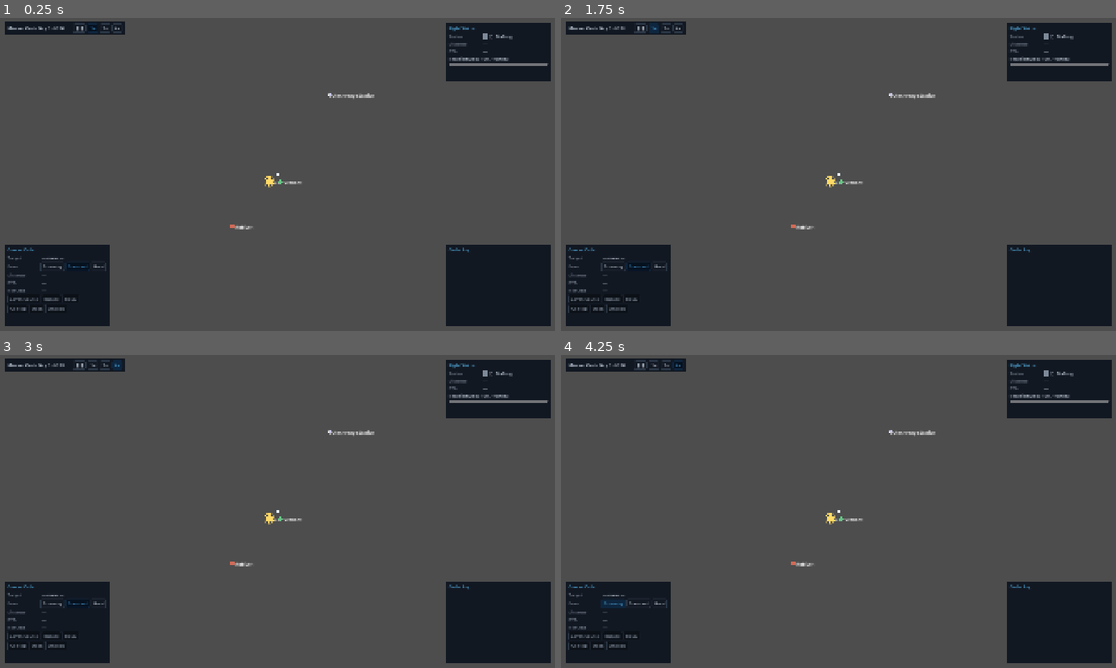
Above: before the commit, frames 1-4 (two rows, left to right).
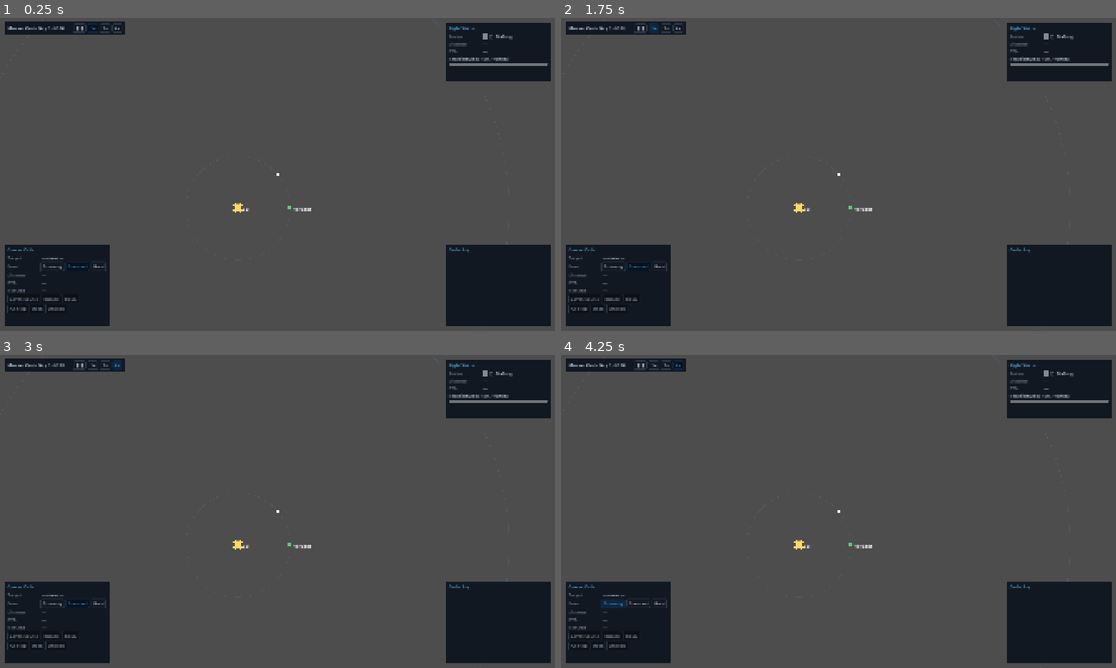
Above: after the commit, the same moments.

Repository: AndrewDrinkwater/farhorizon
Game: Godot game, scene res://src/ui/shell/main.tscn
Same seed, same stepped clock (60 frames per second), same inputs: the game is played once before the commit and once after it.
Inputs:
- Up to frame 1 (0.25 s): no input
- Up to frame 2 (1.75 s): click "❚❚" at 0.5 s; click "1×" at 1.25 s
- Up to frame 3 (3 s): click "2×" at 2 s; click "4×" at 2.75 s
- Up to frame 4 (4.25 s): click "Economy" at 3.5 s

The runs differ from the first frame. In frame 1, 0.3% of the frame differs, in the area x 41-68%, y 24-68%; in frame 2, 0.3%; in frame 3, 0.3%; in frame 4, 0.3%.

Commit message:
Nav Plot chart aids: orbit rings, inner-system default zoom, free pan
Keep true AU scale but make it readable: OrbitRings draws faint concentric
circles from the star at each body's orbital radius (constant on-screen width);
default zoom tightened to ~3 AU so the Sol<->1 AU layer is spacious; camera made
independent of the ship with right-drag pan, wheel zoom, recenter_view (C) and
auto re-follow on engage. Verified via screenshots. 85/85 green.

Co-Authored-By: Claude Opus 4.8 (1M context) <noreply@anthropic.com>

Diff:
--- a/project.godot
+++ b/project.godot
@@ -71,6 +71,11 @@
 "events": [Object(InputEventKey,"resource_local_to_scene":false,"resource_name":"","device":0,"window_id":0,"alt_presse …(194 unchanged characters)…
 ]
 }
+recenter_view={
+"deadzone": 0.5,
+"events": [Object(InputEventKey,"resource_local_to_scene":false,"resource_name":"","device":0,"window_id":0,"alt_pressed":false,"shift_pressed":false,"ctrl_pressed":false,"meta_pressed":false,"pressed":false,"keycode":0,"physical_keycode":67,"key_label":0,"unicode":0,"location":0,"echo":false,"script":null)
+]
+}
 
 [internationalization]
 
--- a/src/ui/shell/main.gd
+++ b/src/ui/shell/main.gd
@@ -21,7 +21,7 @@
 	_build_ui()
 	add_child(DebugOverlay.new())
 
-	print("[Far Horizon] boot — v%s, schema %d · system '%s' (Space=pause, [/]=speed, F3=debug, F5/F9=save/load)" % [
+	print("[Far Horizon] boot — v%s, schema %d · system '%s' (Space=pause, [/]=speed, F3=debug, F5/F9=save/load, wheel=zoom, RMB=pan, C=recenter)" % [
 		GameVersion.GAME_VERSION, GameVersion.SAVE_SCHEMA_VERSION, GameState.system.system_id,
 	])
 
--- /dev/null
+++ b/src/world/orbit_rings.gd
@@ -0,0 +1,44 @@
+class_name OrbitRings
+extends Node2D
+## Faint concentric guide rings from the star at each body's orbital radius — the
+## chart structure that makes true-scale distances legible. Drawn in world space
+## (the rings are the real orbits) with a constant on-screen line width. Pure
+## presentation; reads authored data, never mutates state.
+
+const COLOR: Color = Color(0.35, 0.45, 0.58, 0.30)
+const WIDTH_PX: float = 1.0
+const SEGMENTS: int = 192
+
+var _system: SystemData
+var _star_pos: Vector2 = Vector2.ZERO
+
+
+func setup(system: SystemData) -> void:
+	_system = system
+	for body: BodyData in system.bodies:
+		if body.kind == BodyData.Kind.STAR:
+			_star_pos = body.position
+			break
+	queue_redraw()
+
+
+func _process(_delta: float) -> void:
+	queue_redraw()  # line width tracks the camera zoom
+
+
+func _draw() -> void:
+	if _system == null:
+		return
+	var width := WIDTH_PX * _inverse_zoom()
+	for body: BodyData in _system.bodies:
+		if body.kind == BodyData.Kind.STAR:
+			continue
+		var radius := body.position.distance_to(_star_pos)
+		draw_arc(_star_pos, radius, 0.0, TAU, SEGMENTS, COLOR, width, true)
+
+
+func _inverse_zoom() -> float:
+	var camera := get_viewport().get_camera_2d()
+	if camera != null and camera.zoom.x > 0.0:
+		return 1.0 / camera.zoom.x
+	return 1.0
--- a/src/world/system_view.gd
+++ b/src/world/system_view.gd
@@ -1,32 +1,35 @@
 class_name SystemView
 extends Node2D
-## Builds the spatial view of a star system from authored SystemData: a static
-## BodyView per body, the ship marker, and a camera that follows the ship
-## (ADR 0005). This is the Helm Nav Plot's map: clicking a body selects it as the
-## course target (compose-time intent, ADR 0013/0014) — it emits
-## EventBus.nav_target_selected and the Helm console takes it from there. The map
-## owns its own selection highlight. Presentation only — never mutates state.
+## Builds the Helm Nav Plot: orbit rings, a static BodyView per body, the ship
+## marker, and a camera. Clicking a body selects it as the course target (ADR
+## 0013/0014) → emits EventBus.nav_target_selected. The camera follows the ship
+## but can be panned freely (right-drag) and re-centred; wheel to zoom. Bodies
+## sit at true AU distances, so the camera/markers carry the readability (see
+## BodyView / OrbitRings). Presentation only — never mutates state.
 
-## Render scale: world units -> pixels. The single place wu maps to screen
-## (CONVENTIONS.md "do not hardcode distances"). 1:1 for now, tune by feel.
 const PIXELS_PER_WU: float = 1.0
 ## Mouse-wheel zoom step (multiplicative), within CameraFit's bounds.
 const ZOOM_STEP: float = 1.12
-## Default view framed at start (wu radius around the ship). The inner system is
-## visible; wheel out to reach the far (40 AU) bodies. ~14 AU.
-const DEFAULT_VIEW_RADIUS_WU: float = 14000.0
-## Click tolerance in screen pixels (markers are constant on-screen size).
+## Default view framed at start (wu radius around the ship): the inner system, so
+## the Sol↔1 AU layer reads well. Wheel/pan out for the far (40 AU) bodies. ~3 AU.
+const DEFAULT_VIEW_RADIUS_WU: float = 3000.0
+## Click tolerance in screen pixels (markers are a constant on-screen size).
 const PICK_PX: float = 20.0
 
 var _ship_view: ShipView
 var _camera: Camera2D
 var _system: SystemData
 var _body_views: Dictionary = {}  # id: String -> BodyView
+var _follow: bool = true  # camera tracks the ship until the player pans away
 
 
 func build(system: SystemData) -> void:
 	_system = system
 	scale = Vector2(PIXELS_PER_WU, PIXELS_PER_WU)
+
+	var rings := OrbitRings.new()
+	add_child(rings)
+	rings.setup(system)
 
 	for body: BodyData in system.bodies:
 		var view := BodyView.new()
@@ -43,28 +46,42 @@
 	course_line.ship_view = _ship_view
 
 	_camera = Camera2D.new()
-	# Frame the inner system at start (the far bodies are reachable by wheeling out).
+	_camera.position = GameState.ship.position
 	var zoom := CameraFit.fit_zoom(DEFAULT_VIEW_RADIUS_WU, get_viewport_rect().size)
 	_camera.zoom = Vector2(zoom, zoom)
-	_camera.ignore_rotation = true  # follow position, not heading — view stays upright
-	_ship_view.add_child(_camera)
+	add_child(_camera)
 	_camera.make_current()
 
 	EventBus.nav_target_selected.connect(_on_target_selected)
+	# Re-follow when a course is engaged, so travel stays in view.
+	EventBus.flight_state_changed.connect(_on_flight_state_changed)
+
+
+func _process(_delta: float) -> void:
+	if _follow and _camera != null and _ship_view != null:
+		_camera.position = _ship_view.position
 
 
 func _unhandled_input(event: InputEvent) -> void:
-	if _system == null or not (event is InputEventMouseButton) or not event.pressed:
+	if _system == null:
 		return
-	match event.button_index:
-		MOUSE_BUTTON_LEFT:
-			var target := _body_at(get_global_mouse_position())
-			if target != null:
-				EventBus.nav_target_selected.emit(target.id)
-		MOUSE_BUTTON_WHEEL_UP:
-			_apply_zoom(ZOOM_STEP)
-		MOUSE_BUTTON_WHEEL_DOWN:
-			_apply_zoom(1.0 / ZOOM_STEP)
+	if event.is_action_pressed("recenter_view"):
+		_follow = true
+		return
+	if event is InputEventMouseButton and event.pressed:
+		match event.button_index:
+			MOUSE_BUTTON_LEFT:
+				var target := _body_at(get_global_mouse_position())
+				if target != null:
+					EventBus.nav_target_selected.emit(target.id)
+			MOUSE_BUTTON_WHEEL_UP:
+				_apply_zoom(ZOOM_STEP)
+			MOUSE_BUTTON_WHEEL_DOWN:
+				_apply_zoom(1.0 / ZOOM_STEP)
+	elif event is InputEventMouseMotion and (event.button_mask & MOUSE_BUTTON_MASK_RIGHT) != 0:
+		# Right-drag pans the view (free look); stop following the ship.
+		_follow = false
+		_camera.position -= event.relative / _camera.zoom.x
 
 
 func _apply_zoom(factor: float) -> void:
@@ -72,6 +89,11 @@
 		return
 	var z := CameraFit.clamp_zoom(_camera.zoom.x * factor)
 	_camera.zoom = Vector2(z, z)
+
+
+func _on_flight_state_changed(state: int) -> void:
+	if state == FlightCore.State.ENGAGING:
+		_follow = true
 
 
 ## Keep the map's highlight in sync with the selected target (single source).
Not shown, added: src/world/orbit_rings.gd.uid
Not shown, changed: DEVLOG.md
